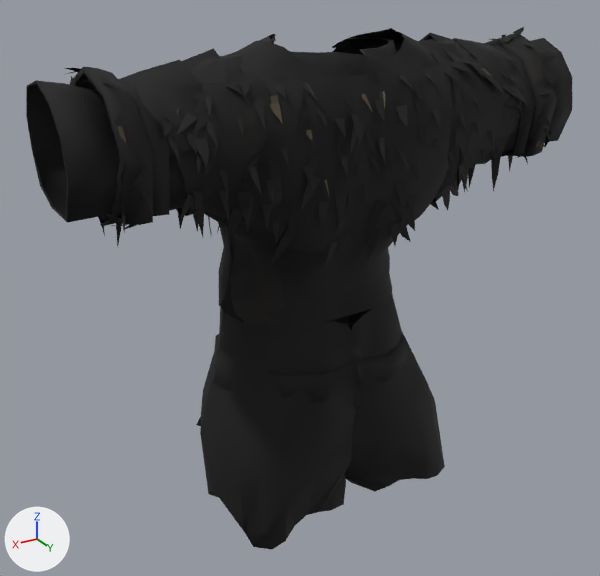
A saved change to the glTF model assets/modeles/armures/porte/armure_fourrure.glb.
Before and after are seen from a 50 mm lens placed at (0.805, 1.31, 1.746), pointed at (0.029, 0.015, 1.098). Every picture has the same lights, and +X, +Y and +Z are marked at lower left. The picture after the commit comes second. Vertices at exactly the same position are counted once.

In view in the first picture: 'armure_fourrure'.
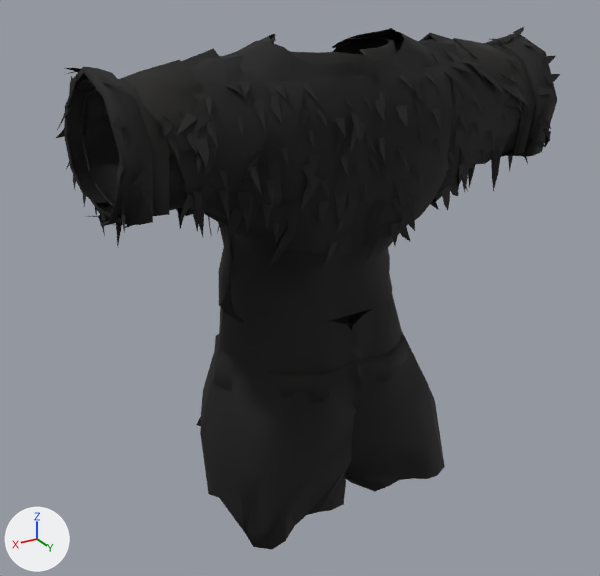
Location of each change, (x1, y1, x2, y2) in pixels of the pictures (600 x 576 px; the box of a moved part takes in the faces that stretch with it):
'armure_fourrure', reshaped (8% narrower): before (26, 27, 572, 549); after (56, 27, 560, 549)
part 1 of me_armure_fourrure, moved or reshaped: (117, 161, 124, 183) in both
part 2 of me_armure_fourrure, moved or reshaped: before (546, 74, 561, 84); after (546, 74, 560, 84)
part 3 of me_armure_fourrure, deleted: before (531, 38, 572, 142)
part 4 of me_armure_fourrure, deleted: before (26, 80, 120, 223)
part 5 of me_armure_fourrure, surface changed: before (70, 35, 557, 390); after (56, 35, 557, 390)

What the commit changed:
me_armure_fourrure is used by ob_armure_fourrure; location (0.0, 0.0, 0.0).
me_armure_fourrure had 3668 vertices, 3875 faces and spanned x -0.507..0.507, y -0.19..0.231, z 0.655..1.588.
me_armure_fourrure now has 3528 vertices, 3635 faces and spans x -0.455..0.459, y -0.19..0.231, z 0.655..1.588.
me_armure_fourrure part 1: the loose piece of 5 vertices spanning x 0.43..0.433, y 0.177..0.203, z 1.411..1.448 is moved by (0.0, -0.001, -0.002).
me_armure_fourrure part 2: the loose piece of 5 vertices spanning x -0.449..-0.41, y 0.181..0.191, z 1.481..1.498 is moved by (0.0, -0.002, -0.001).
me_armure_fourrure part 3: the loose piece of 70 vertices spanning x -0.507..-0.422, y -0.022..0.176, z 1.355..1.549 is deleted.
me_armure_fourrure part 4: the loose piece of 70 vertices spanning x 0.422..0.507, y -0.022..0.176, z 1.355..1.549 is deleted.
me_armure_fourrure part 5: 3446 kept faces spanning x -0.455..0.459, y -0.19..0.231, z 0.655..1.588 get new texture (UV) coordinates.
Other edits to the shape of me_armure_fourrure do not show in these pictures.
